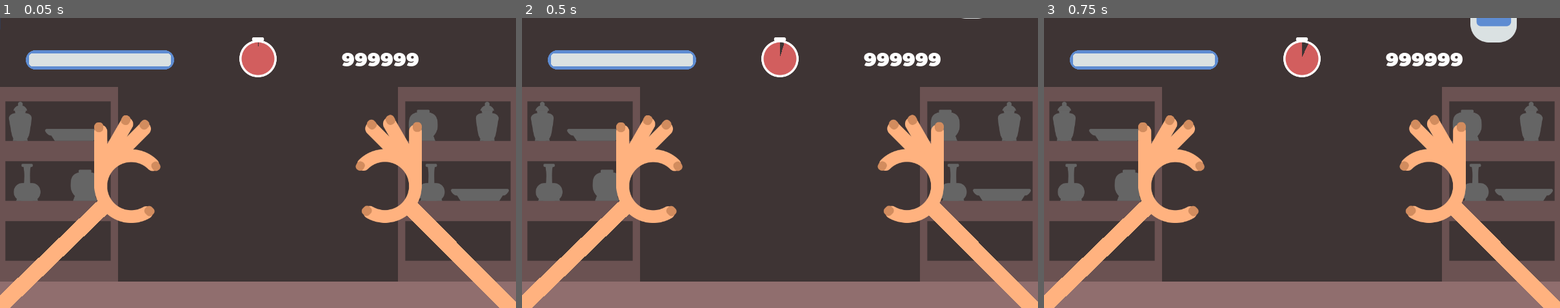
Above: before the commit, frames 1-3 (left to right).
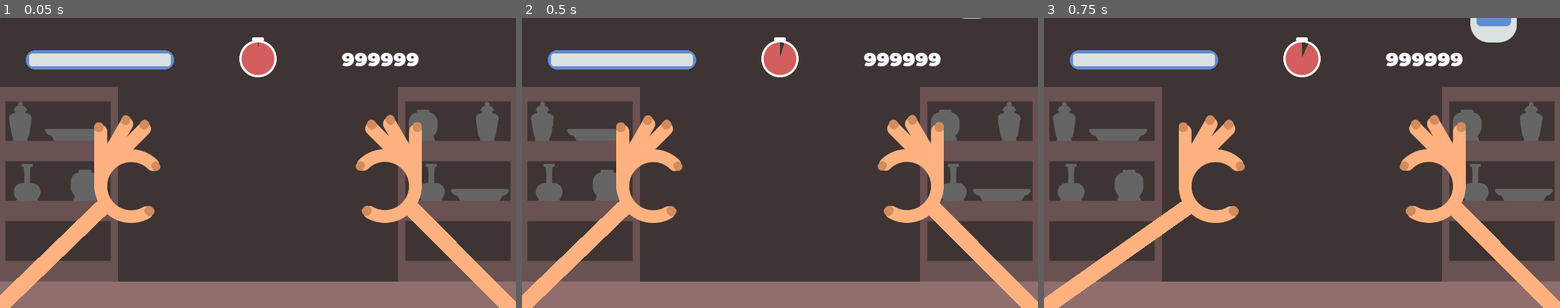
Above: after the commit, the same moments.

Repository: williamd1k0/untitled-glue-game
Game: Godot game, scene res://devel/TestGrab.tscn
Same seed, same stepped clock (60 frames per second), same inputs: the game is played once before the commit and once after it. The project has no main scene, so this scene is started directly. The engine's default icon, where the game draws it, is replaced by a stand-in: a white triangle on a blue panel in a dark square.
Inputs:
- Up to frame 1 (0.05 s): no input
- Up to frame 2 (0.5 s): no input
- Up to frame 3 (0.75 s): tap Enter at 0.5 s; hold D (left_right) from 0.53 s (still down)

Frames 1-2 are identical in both runs. In frame 3, 6.0% of the frame differs, in the area x 0-39%, y 33-100%.

Commit message:
Add support for keyboard

Diff:
--- a/game/gameplay/Hand.gd
+++ b/game/gameplay/Hand.gd
@@ -8,14 +8,9 @@
 	LEFT, RIGHT
 }
 
-enum {
-	HORIZONTAL,
-	VERTICAL,
-	TRIGGER,
-}
-const JOYMAP = {
-	HandMode.LEFT: [JOY_AXIS_0, JOY_AXIS_1, JOY_AXIS_6],
-	HandMode.RIGHT: [JOY_AXIS_2, JOY_AXIS_3, JOY_AXIS_7],
+const ACTIONS = {
+	HandMode.LEFT: ["left_up", "left_down", "left_left", "left_right", "left_grab"],
+	HandMode.RIGHT: ["right_up", "right_down", "right_left", "right_right", "right_grab"]
 }
 const ANIM_MAP = {
 	false: 'idle',
@@ -33,7 +28,12 @@
 
 
 func _physics_process(delta):
-	var grab := Input.get_joy_axis(0, JOYMAP[hand][TRIGGER]) >= 0.9
+	detect_grab()
+	move(delta)
+
+
+func detect_grab():
+	var grab := Input.is_action_pressed(ACTIONS[hand][4])
 	if grabbing != grab:
 		grabbing = grab
 		$Animator.play(ANIM_MAP[grabbing])
@@ -42,15 +42,14 @@
 		else:
 			release()
 
+
+func move(delta):
 	var input_motion := Vector2(
-		Input.get_joy_axis(0, JOYMAP[hand][HORIZONTAL]),
-		Input.get_joy_axis(0, JOYMAP[hand][VERTICAL])
+		Input.get_action_strength(ACTIONS[hand][3]) - Input.get_action_strength(ACTIONS[hand][2]),
+		Input.get_action_strength(ACTIONS[hand][1]) - Input.get_action_strength(ACTIONS[hand][0])
 	)
-	if abs(input_motion.x) < deadzone:
-		input_motion.x = 0
-	if abs(input_motion.y) < deadzone:
-		input_motion.y = 0
 	translate(input_motion*speed*delta)
+
 
 func find_grab_item():
 	var bodies = get_overlapping_bodies()
--- a/project.godot
+++ b/project.godot
@@ -47,51 +47,61 @@
 left_up={
 "deadzone": 0.5,
 "events": [ Object(InputEventKey,"resource_local_to_scene":false,"resource_name":"","device":0,"alt":false,"shift":false,"control":false,"meta":false,"command":false,"pressed":false,"scancode":87,"unicode":0,"echo":false,"script":null)
+, Object(InputEventJoypadMotion,"resource_local_to_scene":false,"resource_name":"","device":0,"axis":1,"axis_value":-1.0,"script":null)
  ]
 }
 left_left={
 "deadzone": 0.5,
 "events": [ Object(InputEventKey,"resource_local_to_scene":false,"resource_name":"","device":0,"alt":false,"shift":false,"control":false,"meta":false,"command":false,"pressed":false,"scancode":65,"unicode":0,"echo":false,"script":null)
+, Object(InputEventJoypadMotion,"resource_local_to_scene":false,"resource_name":"","device":0,"axis":0,"axis_value":-1.0,"script":null)
  ]
 }
 left_right={
 "deadzone": 0.5,
 "events": [ Object(InputEventKey,"resource_local_to_scene":false,"resource_name":"","device":0,"alt":false,"shift":false,"control":false,"meta":false,"command":false,"pressed":false,"scancode":68,"unicode":0,"echo":false,"script":null)
+, Object(InputEventJoypadMotion,"resource_local_to_scene":false,"resource_name":"","device":0,"axis":0,"axis_value":1.0,"script":null)
  ]
 }
 left_down={
 "deadzone": 0.5,
 "events": [ Object(InputEventKey,"resource_local_to_scene":false,"resource_name":"","device":0,"alt":false,"shift":false,"control":false,"meta":false,"command":false,"pressed":false,"scancode":83,"unicode":0,"echo":false,"script":null)
+, Object(InputEventJoypadMotion,"resource_local_to_scene":false,"resource_name":"","device":0,"axis":1,"axis_value":1.0,"script":null)
  ]
 }
 left_grab={
 "deadzone": 0.5,
-"events": [ Object(InputEventKey,"resource_local_to_scene":false,"resource_name":"","device":0,"alt":false,"shift":false,"control":false,"meta":false,"command":false,"pressed":false,"scancode":16777238,"unicode":0,"echo":false,"script":null)
+"events": [ Object(InputEventKey,"resource_local_to_scene":false,"resource_name":"","device":0,"alt":false,"shift":false,"control":false,"meta":false,"command":false,"pressed":false,"scancode":67,"unicode":0,"echo":false,"script":null)
+, Object(InputEventJoypadButton,"resource_local_to_scene":false,"resource_name":"","device":0,"button_index":6,"pressure":0.0,"pressed":false,"script":null)
  ]
 }
 right_up={
 "deadzone": 0.5,
-"events": [ Object(InputEventKey,"resource_local_to_scene":false,"resource_name":"","device":0,"alt":false,"shift":false,"control":false,"meta":false,"command":false,"pressed":false,"scancode":16777232,"unicode":0,"echo":false,"script":null)
+"events": [ Object(InputEventKey,"resource_local_to_scene":false,"resource_name":"","device":0,"alt":false,"shift":false,"control":false,"meta":false,"command":false,"pressed":false,"scancode":73,"unicode":0,"echo":false,"script":null)
+, Object(InputEventJoypadMotion,"resource_local_to_scene":false,"resource_name":"","device":0,"axis":3,"axis_value":-1.0,"script":null)
  ]
 }
 right_left={
 "deadzone": 0.5,
-"events": [ Object(InputEventKey,"resource_local_to_scene":false,"resource_name":"","device":0,"alt":false,"shift":false,"control":false,"meta":false,"command":false,"pressed":false,"scancode":16777231,"unicode":0,"echo":false,"script":null)
+"events": [ Object(InputEventKey,"resource_local_to_scene":false,"resource_name":"","device":0,"alt":false,"shift":false,"control":false,"meta":false,"command":false,"pressed":false,"scancode":74,"unicode":0,"echo":false,"script":null)
+, Object(InputEventJoypadMotion,"resource_local_to_scene":false,"resource_name":"","device":0,"axis":2,"axis_value":-1.0,"script":null)
  ]
 }
 right_right={
 "deadzone": 0.5,
-"events": [ Object(InputEventKey,"resource_local_to_scene":false,"resource_name":"","device":0,"alt":false,"shift":false,"control":false,"meta":false,"command":false,"pressed":false,"scancode":16777233,"unicode":0,"echo":false,"script":null)
+"events": [ Object(InputEventKey,"resource_local_to_scene":false,"resource_name":"","device":0,"alt":false,"shift":false,"control":false,"meta":false,"command":false,"pressed":false,"scancode":76,"unicode":0,"echo":false,"script":null)
+, Object(InputEventJoypadMotion,"resource_local_to_scene":false,"resource_name":"","device":0,"axis":2,"axis_value":1.0,"script":null)
  ]
 }
 right_down={
 "deadzone": 0.5,
-"events": [ Object(InputEventKey,"resource_local_to_scene":false,"resource_name":"","device":0,"alt":false,"shift":false,"control":false,"meta":false,"command":false,"pressed":false,"scancode":16777234,"unicode":0,"echo":false,"script":null)
+"events": [ Object(InputEventKey,"resource_local_to_scene":false,"resource_name":"","device":0,"alt":false,"shift":false,"control":false,"meta":false,"command":false,"pressed":false,"scancode":75,"unicode":0,"echo":false,"script":null)
+, Object(InputEventJoypadMotion,"resource_local_to_scene":false,"resource_name":"","device":0,"axis":3,"axis_value":1.0,"script":null)
  ]
 }
 right_grab={
 "deadzone": 0.5,
-"events": [ Object(InputEventKey,"resource_local_to_scene":false,"resource_name":"","device":0,"alt":false,"shift":false,"control":false,"meta":false,"command":false,"pressed":false,"scancode":16777238,"unicode":0,"echo":false,"script":null)
+"events": [ Object(InputEventKey,"resource_local_to_scene":false,"resource_name":"","device":0,"alt":false,"shift":false,"control":false,"meta":false,"command":false,"pressed":false,"scancode":78,"unicode":0,"echo":false,"script":null)
+, Object(InputEventJoypadButton,"resource_local_to_scene":false,"resource_name":"","device":0,"button_index":7,"pressure":0.0,"pressed":false,"script":null)
  ]
 }
 
